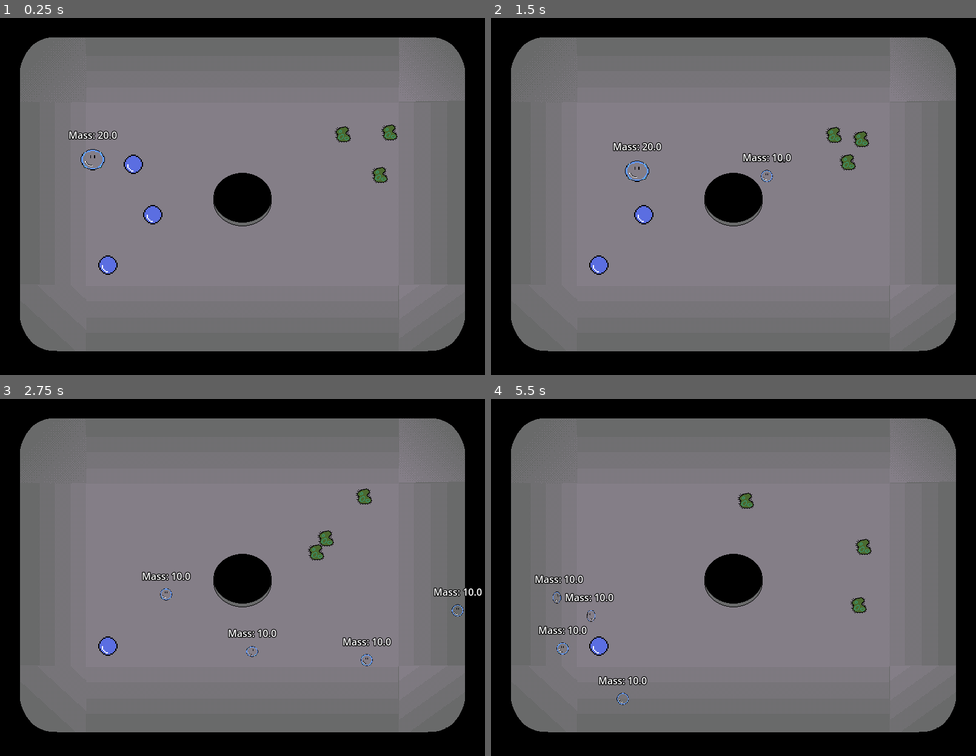
Above: before the commit, frames 1-4 (two rows, left to right).
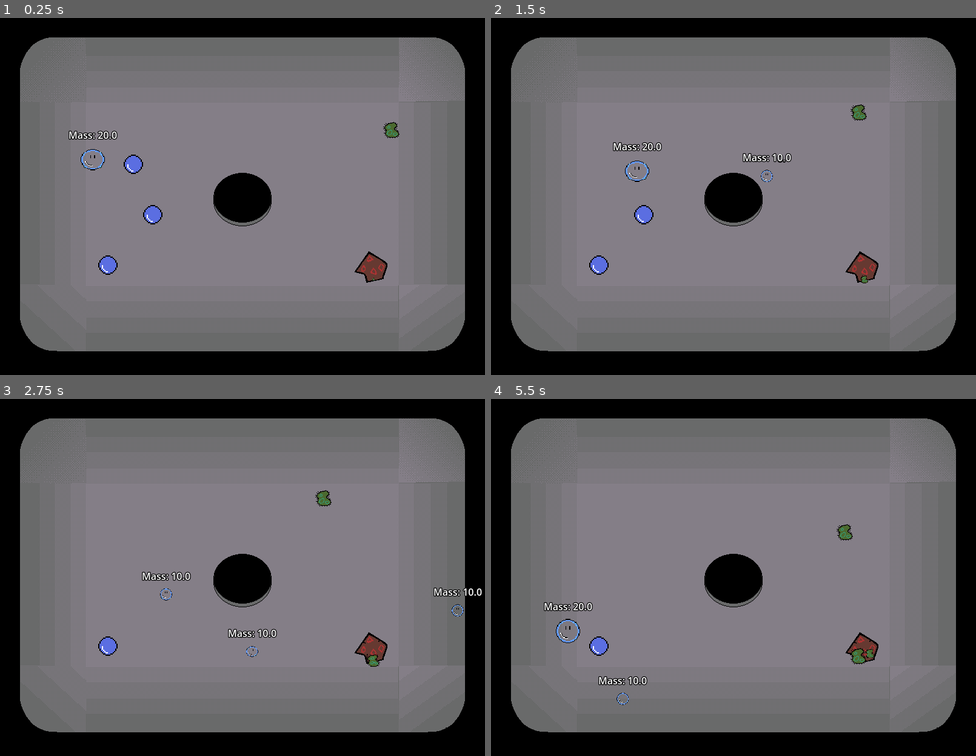
Above: after the commit, the same moments.

Repository: that-damn-cat/BubbleTrouble
Game: Godot game, scene res://game.tscn
Two runs of this game, one before a commit and one after it. Both use one fixed random seed, a clock stepped at 60 frames per second and the inputs below.
Inputs:
- Up to frame 1 (0.25 s): no input
- Up to frame 2 (1.5 s): hold Right (right) 0.53-1.28 s; tap Space (shoot) at 0.6, 1.35 s; hold Down (down) from 1.28 s (still down)
- Up to frame 3 (2.75 s): release Down (down) at 2.03 s; hold Right (right) from 2.03 s (still down); tap Space (shoot) at 2.1 s
- Up to frame 4 (5.5 s): release Right (right) at 2.78 s; hold Up (up) 2.78-3.53 s; tap Space (shoot) every 0.75 s from 2.85 to 5.1 s; hold Left (left) 3.53-5.03 s; hold Down (down) from 5.03 s (still down)

The runs differ from the first frame. In frame 1, 0.7% of the frame differs, in the area x 69-83%, y 29-75%; in frame 2, 0.8%; in frame 3, 0.9%; in frame 4, 1.6%, in the area x 9-80%, y 26-75%.

Commit message:
Dirt Implemented

Diff:
--- /dev/null
+++ b/Entities/Dirt/dirt.gd
@@ -0,0 +1,92 @@
+extends Area2D
+
+@export var animation: AnimatedSprite2D
+@export var health_component: HealthComponent
+
+@export_category("Germ Spawning")
+@export var germ_growth_rate: float = 10.0
+@export var germ_spawn_point: Marker2D
+@export var hurtbox_shape: CollisionPolygon2D
+@export var germ_sprite: AnimatedSprite2D
+@export var germ_scene: PackedScene
+
+var germ_growing: bool = false
+
+func _ready() -> void:
+	health_component.current_health = health_component.max_health
+	animation.play("default")
+	animation.pause()
+
+func update_sprite() -> void:
+	if health_component.is_dead:
+		animation.play("died")
+		return
+
+	animation.frame = int(health_component.max_health - health_component.current_health)
+
+func _process(delta: float) -> void:
+	if not germ_growing:
+		germ_spawn_point.position = random_point_from_polygon(hurtbox_shape)
+		germ_growing = true
+		germ_sprite.visible = true
+
+	germ_sprite.scale.x += germ_growth_rate * delta
+	germ_sprite.scale.y += germ_growth_rate * delta
+
+	if germ_sprite.scale.x >= 1.0:
+		germ_growing = false
+		germ_sprite.scale.x = 0.1
+		germ_sprite.scale.y = 0.1
+		germ_sprite.visible = false
+		spawn_germ()
+
+func spawn_germ() -> void:
+	var new_germ = germ_scene.instantiate()
+	new_germ.global_position = germ_spawn_point.global_position
+	globals.enemy_container.add_child(new_germ)
+
+func random_point_from_polygon(shape: CollisionPolygon2D) -> Vector2:
+	var polygon = shape.polygon
+
+	var triangle_points := Geometry2D.triangulate_polygon(polygon)
+
+	@warning_ignore("integer_division")
+	var triangle_count: int = triangle_points.size() / 3
+
+	if triangle_count <= 0:
+		push_error("No Triangles in Polygon!")
+		return(Vector2.INF)
+
+	var cumulated_triangle_areas: Array[float]
+	cumulated_triangle_areas.resize(triangle_count)
+	cumulated_triangle_areas[-1] = 0.0
+
+	for i in range(triangle_count):
+		var a: Vector2 = polygon[triangle_points[3 * i + 0]]
+		var b: Vector2 = polygon[triangle_points[3 * i + 1]]
+		var c: Vector2 = polygon[triangle_points[3 * i + 2]]
+		cumulated_triangle_areas[i] = cumulated_triangle_areas[i - 1] + triangle_area(a, b, c)
+
+	var total_area: float = cumulated_triangle_areas[-1]
+	var choosen_triangle_index: int = cumulated_triangle_areas.bsearch(randf() * total_area)
+	var chosen_a = polygon[triangle_points[3 * choosen_triangle_index + 0]]
+	var chosen_b = polygon[triangle_points[3 * choosen_triangle_index + 1]]
+	var chosen_c = polygon[triangle_points[3 * choosen_triangle_index + 2]]
+	return random_triangle_point(chosen_a, chosen_b, chosen_c)
+
+func triangle_area(a: Vector2, b: Vector2, c: Vector2) -> float:
+	return 0.5 * abs((c.x - a.x) * (b.y - a.y) - (b.x - a.x) * (c.y - a.y))
+
+func random_triangle_point(a: Vector2, b: Vector2, c: Vector2) -> Vector2:
+	return a + sqrt(randf()) * (-a + b + randf() * (c - b))
+
+func _on_damaged(_amount: float) -> void:
+	update_sprite()
+
+func _on_healed(_amount: float) -> void:
+	update_sprite()
+
+func _on_died() -> void:
+	update_sprite()
+	await animation.animation_finished
+	queue_free()
--- a/Entities/Dirt/dirt.tscn
+++ b/Entities/Dirt/dirt.tscn
@@ -1,16 +1,18 @@
-[gd_scene load_steps=17 format=3 uid="uid://ch44dxs3vx8wj"]
-
+[gd_scene load_steps=26 format=3 uid="uid://ch44dxs3vx8wj"]
+
+[ext_resource type="Script" uid="uid://bynjqmy85uylf" path="res://Entities/Dirt/dirt.gd" id="1_0h0vm"]
 [ext_resource type="Texture2D" uid="uid://b6hv3e08f3oep" path="res://Entities/Dirt/Assets/dirt blob .png" id="1_fqn6u"]
+[ext_resource type="PackedScene" uid="uid://dgqdov4kcwtwt" path="res://Entities/Germ/germ.tscn" id="2_5kl0w"]
 [ext_resource type="Texture2D" uid="uid://5kgv3bqwdfw5" path="res://Entities/Dirt/Assets/dirt blob -Sheet.png" id="2_6vu5l"]
+[ext_resource type="Script" uid="uid://b0t6j7npbw78g" path="res://Components/Hitbox2D/Hitbox2D.gd" id="3_ccoba"]
+[ext_resource type="Script" uid="uid://deho6lgc8wgao" path="res://Components/Hurtbox2D/Hurtbox2D.gd" id="4_0h0vm"]
+[ext_resource type="Script" uid="uid://c648tla2l1a3r" path="res://Components/HealthComponent/HealthComponent.gd" id="5_xk4a8"]
+[ext_resource type="Texture2D" uid="uid://dvf3t6en1ommd" path="res://Entities/Germ/Assets/germ-Sheet.png" id="7_xk4a8"]
 
 [sub_resource type="AtlasTexture" id="AtlasTexture_cixa3"]
 atlas = ExtResource("1_fqn6u")
 region = Rect2(0, 0, 64, 64)
 
-[sub_resource type="AtlasTexture" id="AtlasTexture_dmnwc"]
-atlas = ExtResource("2_6vu5l")
-region = Rect2(0, 0, 64, 64)
-
 [sub_resource type="AtlasTexture" id="AtlasTexture_x02pd"]
 atlas = ExtResource("2_6vu5l")
 region = Rect2(64, 0, 64, 64)
@@ -60,24 +62,21 @@
 "frames": [{
 "duration": 1.0,
 "texture": SubResource("AtlasTexture_cixa3")
+}, {
+"duration": 1.0,
+"texture": SubResource("AtlasTexture_x02pd")
+}, {
+"duration": 1.0,
+"texture": SubResource("AtlasTexture_djsaf")
+}, {
+"duration": 1.0,
+"texture": SubResource("AtlasTexture_1o8os")
 }],
-"loop": true,
+"loop": false,
 "name": &"default",
 "speed": 5.0
 }, {
 "frames": [{
-"duration": 1.0,
-"texture": SubResource("AtlasTexture_dmnwc")
-}, {
-"duration": 1.0,
-"texture": SubResource("AtlasTexture_x02pd")
-}, {
-"duration": 1.0,
-"texture": SubResource("AtlasTexture_djsaf")
-}, {
-"duration": 1.0,
-"texture": SubResource("AtlasTexture_1o8os")
-}, {
 "duration": 1.0,
 "texture": SubResource("AtlasTexture_mnsx1")
 }, {
@@ -107,11 +106,96 @@
 "speed": 8.0
 }]
 
-[node name="Dirt" type="Area2D"]
+[sub_resource type="CircleShape2D" id="CircleShape2D_ccoba"]
+radius = 16.0
+
+[sub_resource type="AtlasTexture" id="AtlasTexture_5kl0w"]
+atlas = ExtResource("7_xk4a8")
+region = Rect2(0, 0, 32, 32)
+
+[sub_resource type="AtlasTexture" id="AtlasTexture_y000p"]
+atlas = ExtResource("7_xk4a8")
+region = Rect2(32, 0, 32, 32)
+
+[sub_resource type="SpriteFrames" id="SpriteFrames_58vbj"]
+animations = [{
+"frames": [{
+"duration": 1.0,
+"texture": SubResource("AtlasTexture_5kl0w")
+}, {
+"duration": 1.0,
+"texture": SubResource("AtlasTexture_y000p")
+}, {
+"duration": 1.0,
+"texture": SubResource("AtlasTexture_5kl0w")
+}, {
+"duration": 1.0,
+"texture": SubResource("AtlasTexture_5kl0w")
+}, {
+"duration": 1.0,
+"texture": SubResource("AtlasTexture_5kl0w")
+}],
+"loop": true,
+"name": &"default",
+"speed": 4.0
+}]
+
+[node name="Dirt" type="Area2D" node_paths=PackedStringArray("animation", "health_component", "germ_spawn_point", "hurtbox_shape", "germ_sprite")]
+collision_layer = 4
+collision_mask = 49
+script = ExtResource("1_0h0vm")
+animation = NodePath("AnimatedSprite2D")
+health_component = NodePath("HealthComponent")
+germ_growth_rate = 0.25
+germ_spawn_point = NodePath("GermSpawnPosition")
+hurtbox_shape = NodePath("Hurtbox2D/CollisionPolygon2D")
+germ_sprite = NodePath("GermSpawnPosition/GermSprite")
+germ_scene = ExtResource("2_5kl0w")
 
 [node name="AnimatedSprite2D" type="AnimatedSprite2D" parent="."]
 sprite_frames = SubResource("SpriteFrames_ju0j5")
-animation = &"died"
-
-[node name="CollisionPolygon2D" type="CollisionPolygon2D" parent="."]
-polygon = PackedVector2Array(-12, -10, -2, -22, 27, -2, 19, 21, -6, 26, -10, 15, -15, 12, -26, 11)
+
+[node name="HealthComponent" type="Node" parent="."]
+script = ExtResource("5_xk4a8")
+max_health = 4.0
+metadata/_custom_type_script = "uid://c648tla2l1a3r"
+
+[node name="CollisionShape2D" type="CollisionShape2D" parent="."]
+position = Vector2(4, 4)
+shape = SubResource("CircleShape2D_ccoba")
+
+[node name="Hitbox2D" type="Area2D" parent="."]
+collision_layer = 4
+collision_mask = 2
+script = ExtResource("3_ccoba")
+damage = 15.0
+metadata/_custom_type_script = "uid://b0t6j7npbw78g"
+
+[node name="CollisionPolygon2D" type="CollisionPolygon2D" parent="Hitbox2D"]
+position = Vector2(-1, -1)
+polygon = PackedVector2Array(-12, -8, -2, -22, 27, -2, 21, 22, -6, 28, -10, 15, -15, 13, -26, 11)
+
+[node name="Hurtbox2D" type="Area2D" parent="." node_paths=PackedStringArray("health")]
+collision_layer = 4
+collision_mask = 2
+script = ExtResource("4_0h0vm")
+health = NodePath("../HealthComponent")
+metadata/_custom_type_script = "uid://deho6lgc8wgao"
+
+[node name="CollisionPolygon2D" type="CollisionPolygon2D" parent="Hurtbox2D"]
+visible = false
+position = Vector2(-1, -1)
+polygon = PackedVector2Array(-12, -8, -2, -22, 27, -2, 21, 22, -6, 28, -10, 15, -15, 13, -26, 11)
+
+[node name="GermSpawnPosition" type="Marker2D" parent="."]
+
+[node name="GermSprite" type="AnimatedSprite2D" parent="GermSpawnPosition"]
+visible = false
+scale = Vector2(0.1, 0.1)
+sprite_frames = SubResource("SpriteFrames_58vbj")
+autoplay = "default"
+frame_progress = 0.4350911
+
+[connection signal="damaged" from="HealthComponent" to="." method="_on_damaged"]
+[connection signal="died" from="HealthComponent" to="." method="_on_died"]
+[connection signal="healed" from="HealthComponent" to="." method="_on_healed"]
--- a/Entities/Germ/germ.gd
+++ b/Entities/Germ/germ.gd
@@ -4,9 +4,13 @@
 @export var acceleration: float = 3.0
 @export var idle_speed: float = 50.0
 @export var seek_speed: float = 175.0
+@export var health_component: HealthComponent
 
 var direction := Vector2.ZERO
 var target_speed: float = idle_speed
+
+func _ready() -> void:
+	health_component.current_health = health_component.max_health
 
 func _physics_process(_delta: float) -> void:
 	velocity += direction * acceleration
--- a/Entities/Germ/germ.tscn
+++ b/Entities/Germ/germ.tscn
@@ -18,11 +18,12 @@
 [sub_resource type="CircleShape2D" id="CircleShape2D_1i5w4"]
 radius = 13.0
 
-[node name="Germ" type="CharacterBody2D"]
+[node name="Germ" type="CharacterBody2D" node_paths=PackedStringArray("health_component")]
 collision_layer = 4
 collision_mask = 53
 script = ExtResource("1_wjhn7")
 seek_speed = 125.0
+health_component = NodePath("HealthComponent")
 
 [node name="Sprite2D" type="Sprite2D" parent="."]
 texture = ExtResource("1_4lhe2")
--- a/game.tscn
+++ b/game.tscn
@@ -7,6 +7,7 @@
 [ext_resource type="PackedScene" uid="uid://dgqdov4kcwtwt" path="res://Entities/Germ/germ.tscn" id="3_0ia01"]
 [ext_resource type="Script" uid="uid://j4dd7yhlo1qm" path="res://Components/ForceRegion/force_region.gd" id="3_eow3j"]
 [ext_resource type="AudioStream" uid="uid://bpaiu2bwmep05" path="res://Assets/bubbletrubl.wav" id="4_fc0e3"]
+[ext_resource type="PackedScene" uid="uid://ch44dxs3vx8wj" path="res://Entities/Dirt/dirt.tscn" id="6_j5wjh"]
 
 [sub_resource type="RectangleShape2D" id="RectangleShape2D_eow3j"]
 size = Vector2(800, 140)
@@ -119,14 +120,11 @@
 [node name="Enemies" type="Node" parent="."]
 unique_name_in_owner = true
 
-[node name="germ" parent="Enemies" instance=ExtResource("3_0ia01")]
-position = Vector2(563, 194)
-
-[node name="germ2" parent="Enemies" instance=ExtResource("3_0ia01")]
-position = Vector2(627, 262)
-
 [node name="germ3" parent="Enemies" instance=ExtResource("3_0ia01")]
 position = Vector2(654, 185)
+
+[node name="Dirt" parent="Enemies" instance=ExtResource("6_j5wjh")]
+position = Vector2(612, 409)
 
 [node name="Pickups" type="Node" parent="."]
 unique_name_in_owner = true
Not shown, added: Entities/Dirt/dirt.gd.uid
Not shown: 1 places in game.tscn that only renumber resources
